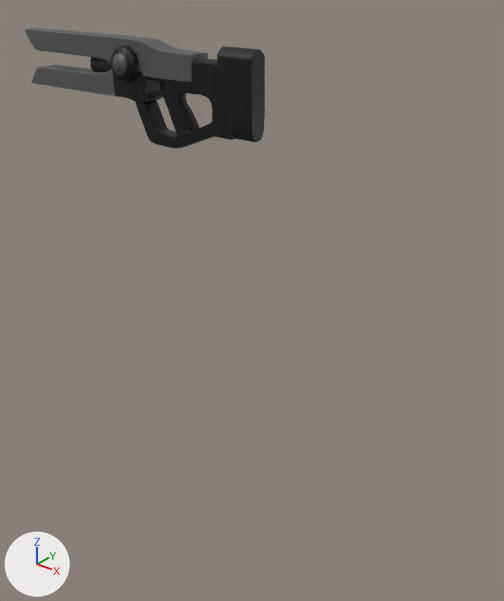
The FBX model Assets/Art/Models/Weapons/railgun.fbx, before and after one commit.
One viewpoint serves both versions: a camera (50 mm lens) standing at (4.16, -3.87, 1.29) and looking at (0.97, 0.12, -1.18). Arrows for +X, +Y and +Z are at lower left; the lights stay in place.

The first picture shows 'lasergun'.
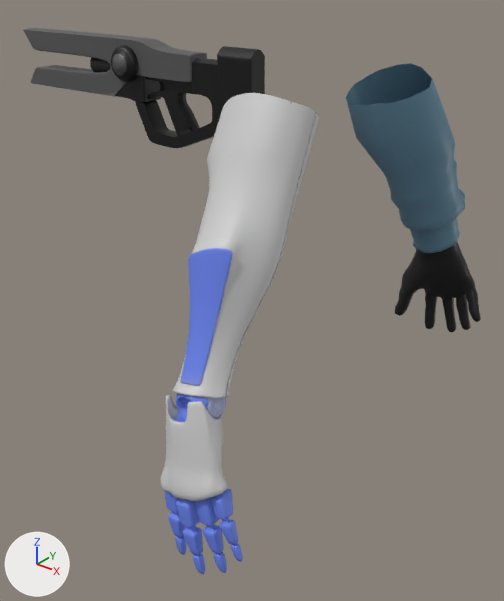
The newer file is also rescaled (x0.4) as a whole; pictures and numbers use the older file's frame.

Pixel boxes (x1, y1, x2, y2) of what changed, in the pictures (504 x 601 px):
'ArmsMesh', added: after (161, 63, 481, 575)

The change in detail:
Picture 'Arms_Arms_BaseMap.png' (img_arms_arms_basemap_png) is new.
Material 'Arms.001' (mat_arms_001) is new.
Its texture is img_arms_arms_basemap_png.
Mesh me_cylinder_001 is new.
It has 10290 vertices, 10044 faces and spans x 1.38..2.33, y -1.78..1.89, z -1.92..0.66.
It uses material mat_arms_001 (picture img_arms_arms_basemap_png).
Object 'ArmsMesh' (ob_armsmesh) is new; it shows me_cylinder_001.
Its location is (0.0, 0.0, 0.0).
